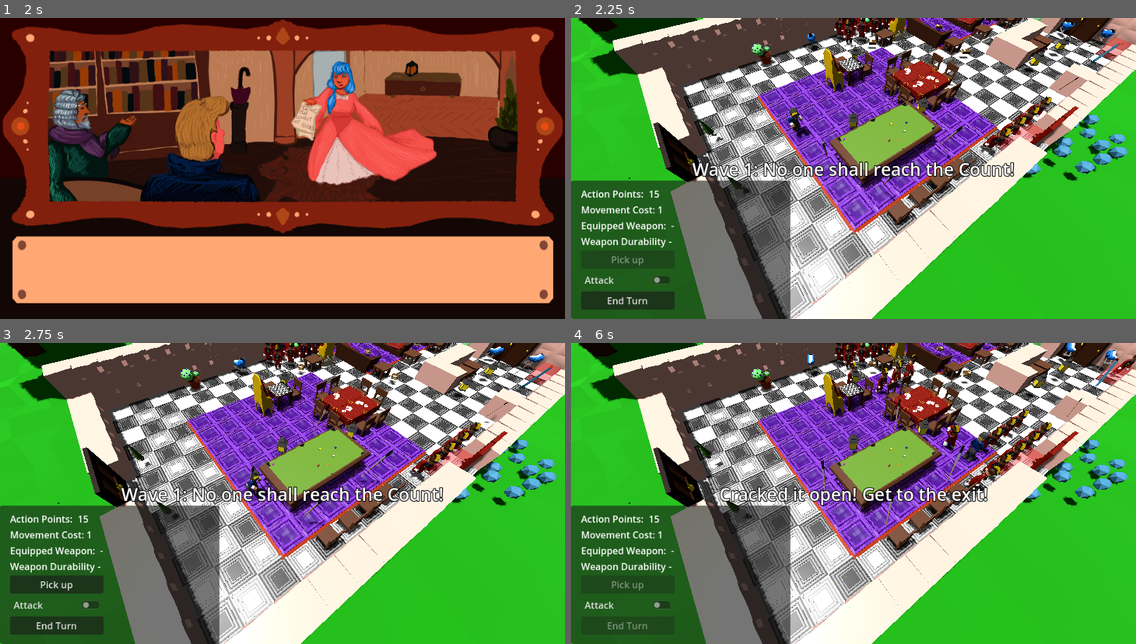
Above: before the commit, frames 1-4 (two rows, left to right).
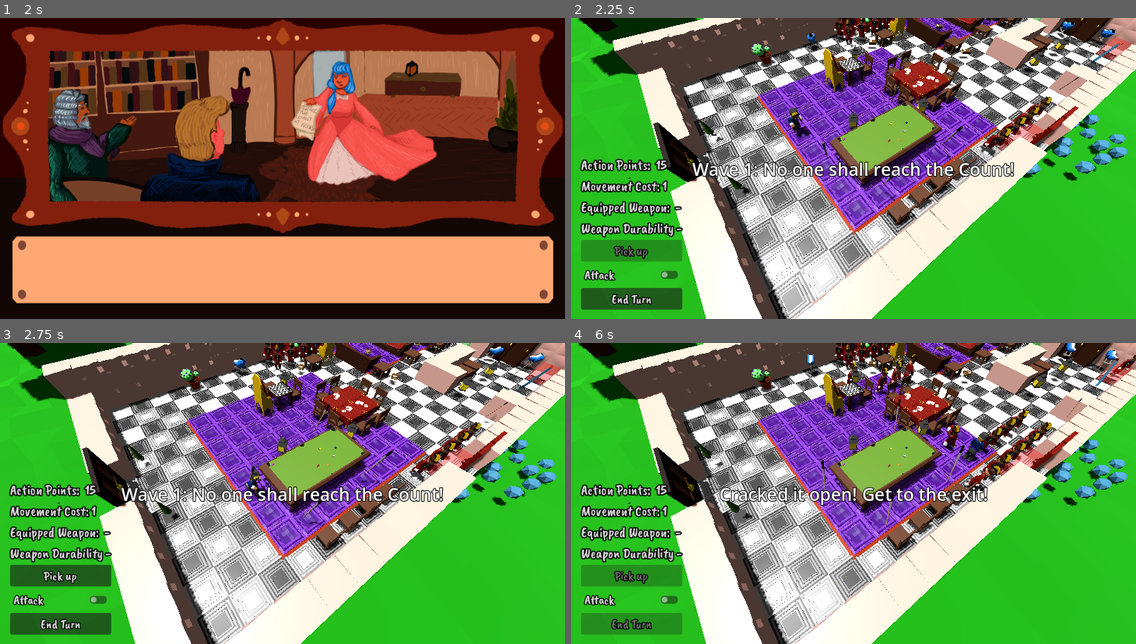
Above: after the commit, the same moments.

Repository: pinguinosod/gse_winterjam2024
Game: Godot game, scene res://main.tscn
The game is run twice, just before and just after one commit, with the same random seed, the same clock (stepped at 60 frames per second) and the same inputs.
Inputs (mouse positions are in pixels of both pictures, inside the frame that each line leads up to):
- Up to frame 1 (2 s): click (288, 285) at 0.5 s; tap Enter (end_turn) at 1.25, 1.35 s; move the mouse to (406, 153) at 1.27 s; hold D (move_right) from 1.28 s (still down); click (406, 153) at 1.42 s
- Up to frame 2 (2.25 s): tap Space at 2 s; move the mouse to (740, 183) at 2.02 s; release D (move_right) at 2.03 s; hold S (move_down) from 2.03 s (still down); tap Enter (end_turn) at 2.1 s; click (740, 183) at 2.17 s
- Up to frame 3 (2.75 s): keep holding S (move_down)
- Up to frame 4 (6 s): move the mouse to (910, 427) at 2.77 s; release S (move_down) at 2.78 s; hold D (move_right) 2.78-3.53 s; tap Enter (end_turn) every 0.75 s from 2.85 to 5.85 s; click (910, 427) at 2.92 s; move the mouse to (825, 553) at 3.52 s; hold W (move_up) 3.53-4.28 s; click (825, 553) at 3.67 s; move the mouse to (1023, 538) at 4.27 s; hold A (move_left) 4.28-5.78 s; click (1023, 538) at 4.42 s; move the mouse to (684, 448) at 5.02 s; click (684, 448) at 5.17 s; move the mouse to (881, 493) at 5.77 s; hold S (move_down) from 5.78 s (still down); click (881, 493) at 5.92 s

Frame 1 is identical in both runs. In frame 2, 17% of the frame differs, in the area x 0-39%, y 46-100%; in frame 3, 17%; in frame 4, 18%.

Commit message:
fix ui fonts

Diff:
--- a/UI.tscn
+++ b/UI.tscn
@@ -25,6 +25,9 @@
 [sub_resource type="LabelSettings" id="LabelSettings_kxiuq"]
 font = ExtResource("8_d6jhs")
 
+[sub_resource type="StyleBoxFlat" id="StyleBoxFlat_w12ow"]
+bg_color = Color(0, 0, 0, 0)
+
 [node name="CanvasLayer" type="CanvasLayer"]
 script = ExtResource("1_87y67")
 
@@ -141,6 +144,8 @@
 offset_top = 276.0
 offset_right = 372.0
 offset_bottom = 512.0
+mouse_filter = 2
+theme_override_styles/panel = SubResource("StyleBoxFlat_w12ow")
 
 [node name="GridContainer" type="GridContainer" parent="HUDPanel"]
 layout_mode = 1
@@ -152,16 +157,25 @@
 offset_right = 400.0
 offset_bottom = -16.0
 grow_vertical = 0
+mouse_filter = 2
 
 [node name="ActionPoints" type="HBoxContainer" parent="HUDPanel/GridContainer"]
 layout_mode = 2
 
 [node name="Label" type="Label" parent="HUDPanel/GridContainer/ActionPoints"]
 layout_mode = 2
+theme_override_colors/font_color = Color(0.86, 0.86, 0.86, 1)
+theme_override_constants/outline_size = 8
+theme_override_fonts/font = ExtResource("8_d6jhs")
+theme_override_font_sizes/font_size = 24
 text = "Action Points: "
 
 [node name="LabelActionPoints" type="Label" parent="HUDPanel/GridContainer/ActionPoints"]
 layout_mode = 2
+theme_override_colors/font_color = Color(0.86, 0.86, 0.86, 1)
+theme_override_constants/outline_size = 8
+theme_override_fonts/font = ExtResource("8_d6jhs")
+theme_override_font_sizes/font_size = 24
 script = ExtResource("14_jo06l")
 
 [node name="MovementCost" type="HBoxContainer" parent="HUDPanel/GridContainer"]
@@ -169,10 +183,18 @@
 
 [node name="Label" type="Label" parent="HUDPanel/GridContainer/MovementCost"]
 layout_mode = 2
+theme_override_colors/font_color = Color(0.86, 0.86, 0.86, 1)
+theme_override_constants/outline_size = 8
+theme_override_fonts/font = ExtResource("8_d6jhs")
+theme_override_font_sizes/font_size = 24
 text = "Movement Cost:"
 
 [node name="LabelMovementCost" type="Label" parent="HUDPanel/GridContainer/MovementCost"]
 layout_mode = 2
+theme_override_colors/font_color = Color(0.86, 0.86, 0.86, 1)
+theme_override_constants/outline_size = 8
+theme_override_fonts/font = ExtResource("8_d6jhs")
+theme_override_font_sizes/font_size = 24
 script = ExtResource("15_08ekw")
 
 [node name="Equipment" type="HBoxContainer" parent="HUDPanel/GridContainer"]
@@ -180,10 +202,18 @@
 
 [node name="Label" type="Label" parent="HUDPanel/GridContainer/Equipment"]
 layout_mode = 2
+theme_override_colors/font_color = Color(0.86, 0.86, 0.86, 1)
+theme_override_constants/outline_size = 8
+theme_override_fonts/font = ExtResource("8_d6jhs")
+theme_override_font_sizes/font_size = 24
 text = "Equipped Weapon: "
 
 [node name="LabelWeaponName" type="Label" parent="HUDPanel/GridContainer/Equipment"]
 layout_mode = 2
+theme_override_colors/font_color = Color(0.86, 0.86, 0.86, 1)
+theme_override_constants/outline_size = 8
+theme_override_fonts/font = ExtResource("8_d6jhs")
+theme_override_font_sizes/font_size = 24
 text = "-"
 
 [node name="WeaponDurability" type="HBoxContainer" parent="HUDPanel/GridContainer"]
@@ -191,25 +221,42 @@
 
 [node name="Label" type="Label" parent="HUDPanel/GridContainer/WeaponDurability"]
 layout_mode = 2
+theme_override_colors/font_color = Color(0.86, 0.86, 0.86, 1)
+theme_override_constants/outline_size = 8
+theme_override_fonts/font = ExtResource("8_d6jhs")
+theme_override_font_sizes/font_size = 24
 text = "Weapon Durability"
 
 [node name="LabelWeaponDurability" type="Label" parent="HUDPanel/GridContainer/WeaponDurability"]
 layout_mode = 2
+theme_override_colors/font_color = Color(0.86, 0.86, 0.86, 1)
+theme_override_constants/outline_size = 8
+theme_override_fonts/font = ExtResource("8_d6jhs")
+theme_override_font_sizes/font_size = 24
 script = ExtResource("16_c4so3")
 
 [node name="PickupItemButton" type="Button" parent="HUDPanel/GridContainer"]
 layout_mode = 2
+theme_override_constants/outline_size = 6
+theme_override_fonts/font = ExtResource("8_d6jhs")
+theme_override_font_sizes/font_size = 22
 disabled = true
 text = "Pick up"
 script = ExtResource("14_eouhr")
 
 [node name="CheckButton" type="CheckButton" parent="HUDPanel/GridContainer"]
 layout_mode = 2
+theme_override_constants/outline_size = 6
+theme_override_fonts/font = ExtResource("8_d6jhs")
+theme_override_font_sizes/font_size = 22
 text = "Attack"
 script = ExtResource("14_qrf13")
 
 [node name="EndTurnButton" type="Button" parent="HUDPanel/GridContainer"]
 layout_mode = 2
+theme_override_constants/outline_size = 6
+theme_override_fonts/font = ExtResource("8_d6jhs")
+theme_override_font_sizes/font_size = 22
 text = "End Turn"
 script = ExtResource("16_0e42g")
 
Not shown: 1 places in UI.tscn that only renumber resources
